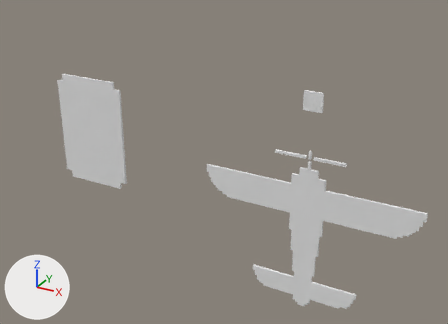
One commit to the OBJ model Resource/kanbanShot3/kanbanShot3.obj: the scene before it, then after it.
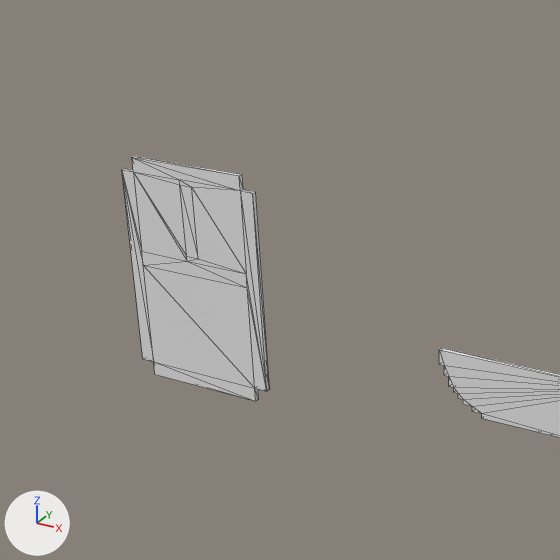
Old and new are each drawn whole from a camera (50 mm lens) standing at (12.07, -19.36, 15.71) and looking at (1.19, 0.44, 5.81) and again close up on the part from 0% to 59% of the width and 0% to 81% of the height. The axes (+X, +Y, +Z) are drawn at lower left. The lights are the same throughout. The close-ups show mesh edges as thin lines. Where no turn or scale is listed for an object, it has been applied to the vertices. Vertices at the same position are counted once.

In view in the first close-up: 'Untitled'.
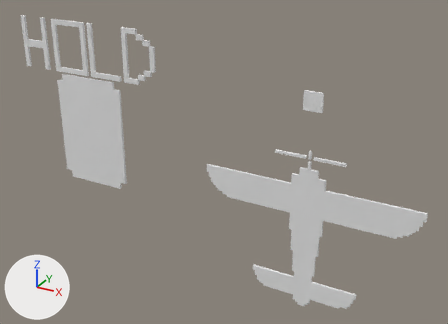
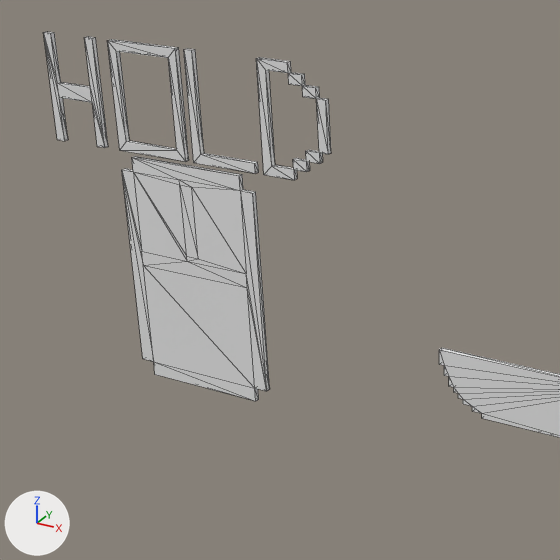
Where the change shows, as pixel boxes (x1, y1, x2, y2) in the close-ups (560 x 560 px):
'Untitled', reshaped: before (122, 156, 560, 438); after (43, 32, 560, 438)
part 1 of me_untitled, added: after (256, 57, 331, 180)
part 2 of me_untitled, added: after (43, 32, 108, 148)
part 3 of me_untitled, added: after (108, 39, 189, 162)
part 4 of me_untitled, added: after (184, 49, 259, 173)

What the commit changed:
me_untitled is used by ob_untitled; location (0.0, 0.0, 0.0).
me_untitled had 260 vertices, 496 faces and spanned x -6.7..9.2, y -0.1..0.0, z 0.6..9.4.
me_untitled now has 356 vertices, 680 faces and spans x -8.4..9.2, y -0.1..0.0, z 0.6..10.8.
me_untitled part 1: a new loose piece of 44 vertices spanning x -3.1..-1.6, y -0.1..0.0, z 8.6..10.8, in mat_palette (white #e7e7e7).
me_untitled part 2: a new loose piece of 24 vertices spanning x -8.4..-7.1, y -0.1..0.0, z 8.6..10.8, in mat_palette (white #e7e7e7).
me_untitled part 3: a new loose piece of 16 vertices spanning x -6.7..-5.0, y -0.1..0.0, z 8.6..10.8, in mat_palette (white #e7e7e7).
Part 4, on me_untitled:
12 vertices are added at x -4.8..-3.3, y -0.1..0.0, z 8.6..10.8.
20 new faces join them.
